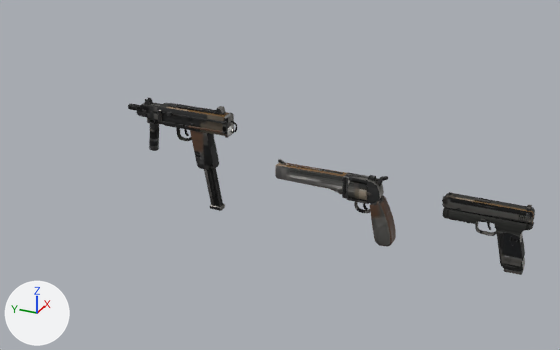
What one commit did to the glTF model game/assets/weapons/set_handguns.glb.
Both versions are drawn from a 50 mm camera at (-1.495, -0.591, 0.898) aimed at (0.024, 0.093, 0.139). Arrows for +X, +Y and +Z are at lower left; the lights stay in place. The first picture is the older version. Objects named as collision shapes, trigger or cutter boxes, shadow casters or lower levels of detail are left out. Where no turn or scale is listed for an object, it has been applied to the vertices. Vertices at exactly the same position are counted once.

Objects in the first picture: 'heavy_revolver_lod0', 'pistol_lod0', 'smg_lod0', 'smg_magazine' and 2 more.
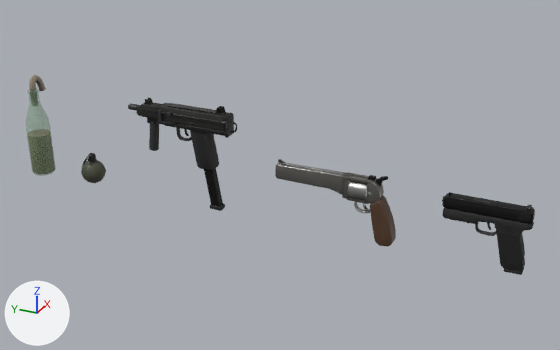
The newer file is also turned or shifted as a whole; pictures and numbers use the older file's frame.

What the commit changed:
Material 'glass' (mat_glass) is new.
Its base color is (0.32, 0.52, 0.34) (greyish green #99bf9e).
Its roughness is 0.04.
Its alpha is 0.4.
me_heavy_revolver_lod0 has 944 vertices, 1824 faces and spans x -0.019..0.019, y -0.036..0.252, z -0.073..0.091.
me_heavy_revolver_lod0 is used by ob_heavy_revolver_lod0; location (0.0, -0.162, 0.103).
me_heavy_revolver_lod0 part 1: texture (UV) coordinates of 1824 of 1824 faces, centred in x -0.019..0.019, y -0.036..0.252, z -0.073..0.09, changed; they spanned u 0.07..1.0, v 0.0..0.99 and now span u 0.04..0.97, v 0.0..0.99.
me_pistol_lod0 has 950 vertices, 1756 faces and spans x -0.016..0.015, y -0.047..0.142, z -0.071..0.077.
me_pistol_lod0 is used by ob_pistol_lod0; location (0.0, -0.439, 0.108).
me_pistol_lod0 part 2: texture (UV) coordinates of 1756 of 1756 faces, centred in x -0.016..0.015, y -0.047..0.142, z -0.071..0.077, changed; they spanned u 0.0..1.0, v 0.0..0.99 and now span u 0.0..0.97, v 0.0..1.0.
me_smg_lod0 has 1242 vertices, 2284 faces and spans x -0.036..0.017, y -0.103..0.193, z -0.064..0.097.
me_smg_lod0 is used by ob_smg_lod0; location (0.0, 0.293, 0.198).
me_smg_lod0 part 3: texture (UV) coordinates of 2284 of 2284 faces, centred in x -0.036..0.017, y -0.102..0.193, z -0.063..0.097, changed; they spanned u 0.0..1.0, v 0.0..0.99 and now span u 0.04..0.97, v 0.0..0.98.
Mesh me_grenade_lod0 is new.
It has 388 vertices, 728 faces and spans x -0.0318..0.0318, y -0.0313..0.0359, z -0.031..0.0515.
It uses material mat_atlas.
Mesh me_fire_bottle_lod0 is new.
It has 288 vertices, 550 faces and spans x -0.031..0.042, y -0.031..0.031, z -0.085..0.181.
Faces by material slot: [304, 246].
It uses material mat_glass (greyish green #99bf9e).
It uses material mat_atlas.
Object 'grenade_lod0' (ob_grenade_lod0) is new; it shows me_grenade_lod0.
Its location is (0.0, 0.618, 0.061).
Object 'fire_bottle_lod0' (ob_fire_bottle_lod0) is new; it shows me_fire_bottle_lod0.
Its location is (0.0, 0.785, 0.115).

Changed parts and their boxes (x1, y1, x2, y2) in the pictures (560 x 350 px):
'fire_bottle_lod0', added
    after: (26, 75, 56, 176)
    faces in mat_glass (greyish green #99bf9e): (26, 88, 56, 176)
    faces in mat_atlas: (29, 75, 46, 91)
'grenade_lod0', added
    after: (81, 153, 106, 183)
part 1 of me_heavy_revolver_lod0, surface changed
    both: (275, 160, 393, 246)
part 2 of me_pistol_lod0, surface changed (darker)
    both: (442, 192, 535, 271)
part 3 of me_smg_lod0, surface changed
    both: (128, 103, 236, 170)
